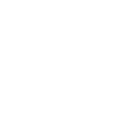
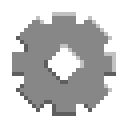
The second (128, 128) image is a revision of the first. Changes to its layers:
added layer "shading" above "Background" over [left=12, top=12, right=116, bottom=116]
painted on "Background" over [left=12, top=12, right=116, bottom=116]
